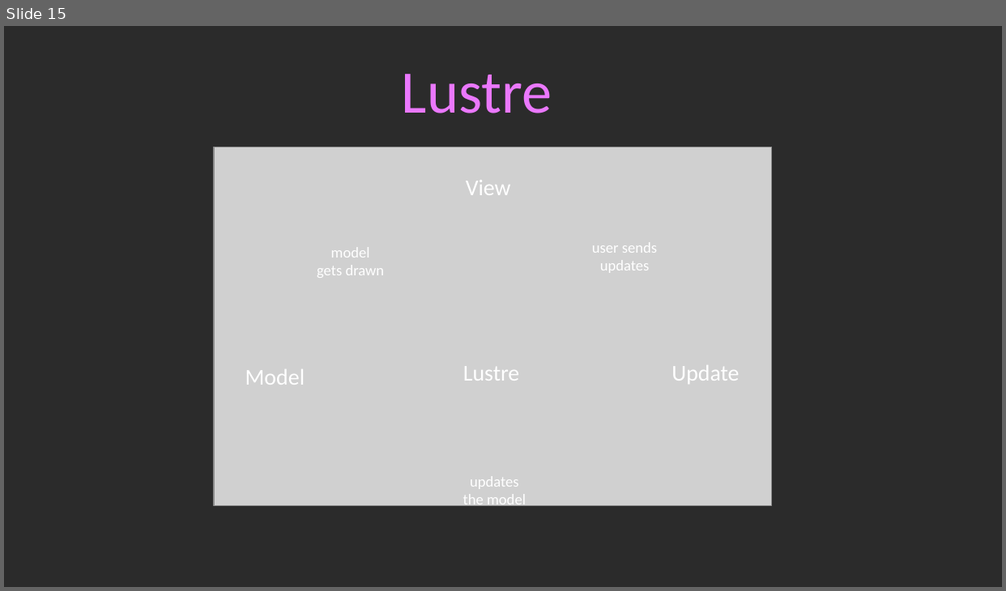
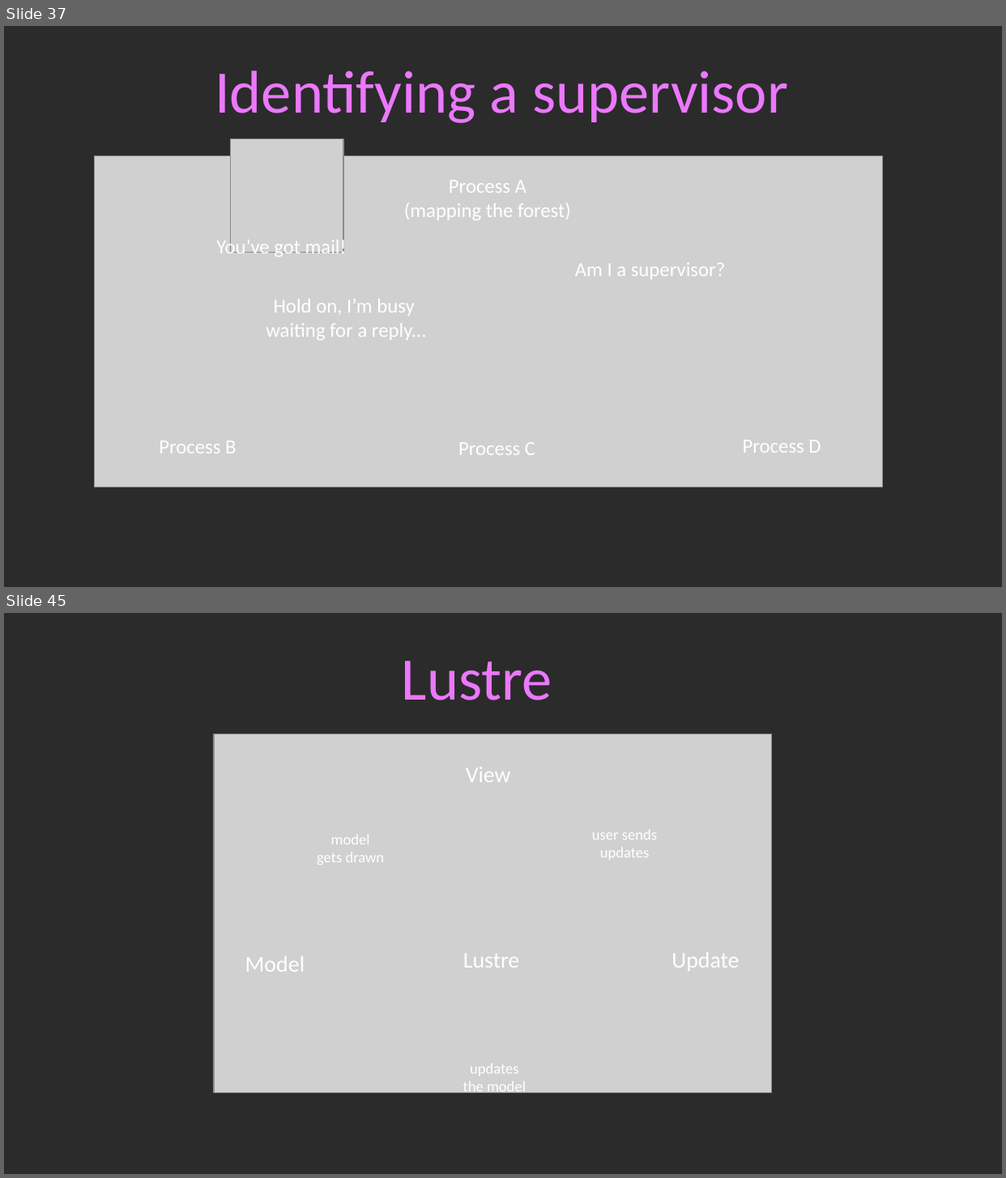
Before and after one commit to guillheu/Presentations, a slide deck: 2026/Code Beam Europe/Asterism.odp. Shown one above the other, each under a label of ours: slide 15 before the commit, slides 37 and 45 after it; the slides between them are not shown. The pictures are 1006x591 and 1006x1178 pixels, drawn with LibreOffice and Linux fonts; fonts in the diff are those of the drawing; grey boxes stand for pictures; background and template pictures are left out; a plain dark background stands for a picture behind light text. Boxes give left, top, right and bottom in pixels: in the first picture for what was removed or moved away, otherwise in the second. Text is boxed around its words. In the diff, an @@ line names an element or a change of style, - is before the commit and + after.

```diff
--- a/2026/Code Beam Europe/Asterism.odp
+++ b/2026/Code Beam Europe/Asterism.odp
@@ slide 37 added at bbox=[4, 26, 1002, 587], background picture (left out) @@
@@ text added at bbox=[215, 71, 788, 123], 48 pt, text #EB78FD @@
+Identifying a supervisor
@@ picture added at bbox=[230, 139, 343, 252] @@
@@ picture added at bbox=[95, 156, 884, 488] @@
@@ text added at bbox=[404, 180, 571, 220], 16 pt, text #FFFFFF @@
+Process A
+(mapping the forest)
@@ text added at bbox=[216, 237, 347, 257], 16 pt, text #FFFFFF @@
+You’ve got mail!
@@ text added at bbox=[575, 263, 726, 280], 16 pt, text #FFFFFF @@
+Am I a supervisor?
@@ text added at bbox=[266, 299, 427, 340], 16 pt, text #FFFFFF @@
+Hold on, I’m busy
+waiting for a reply...
@@ text added at bbox=[159, 441, 236, 454], 16 pt, text #FFFFFF @@
+Process B
@@ text added at bbox=[458, 442, 535, 455], 16 pt, text #FFFFFF @@
+Process C
@@ text added at bbox=[743, 440, 820, 453], 16 pt, text #FFFFFF @@
+Process D
@@ what was slide 15 is now slide 45 @@
```
Also in this commit, not shown: 2 slides changed, 29 other slides added.
